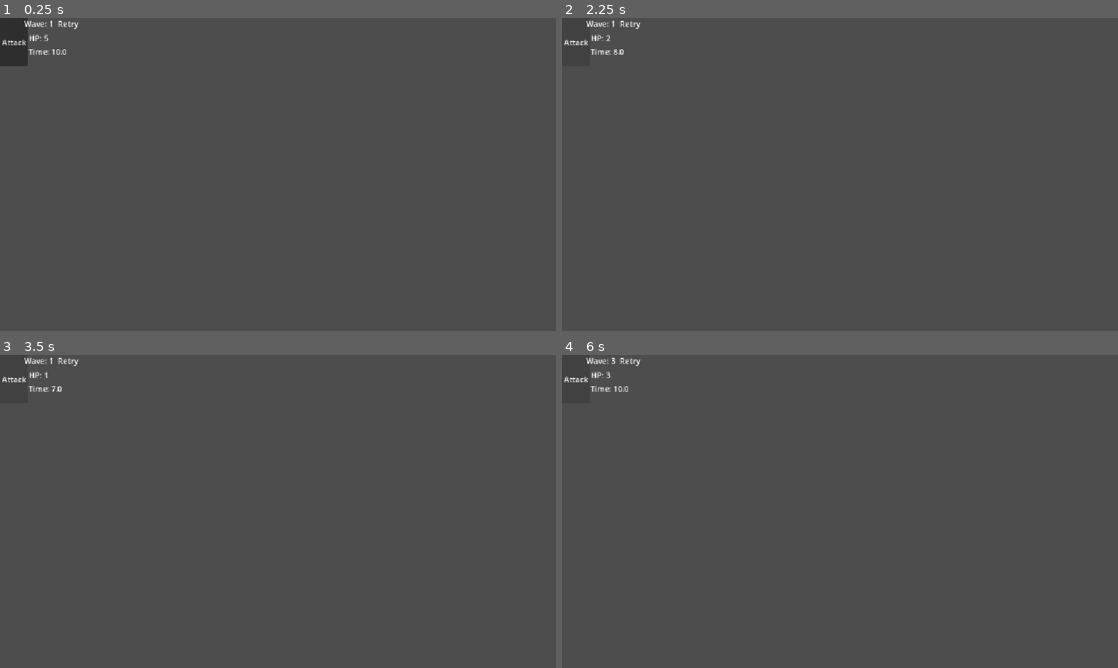
Above: before the commit, frames 1-4 (two rows, left to right).
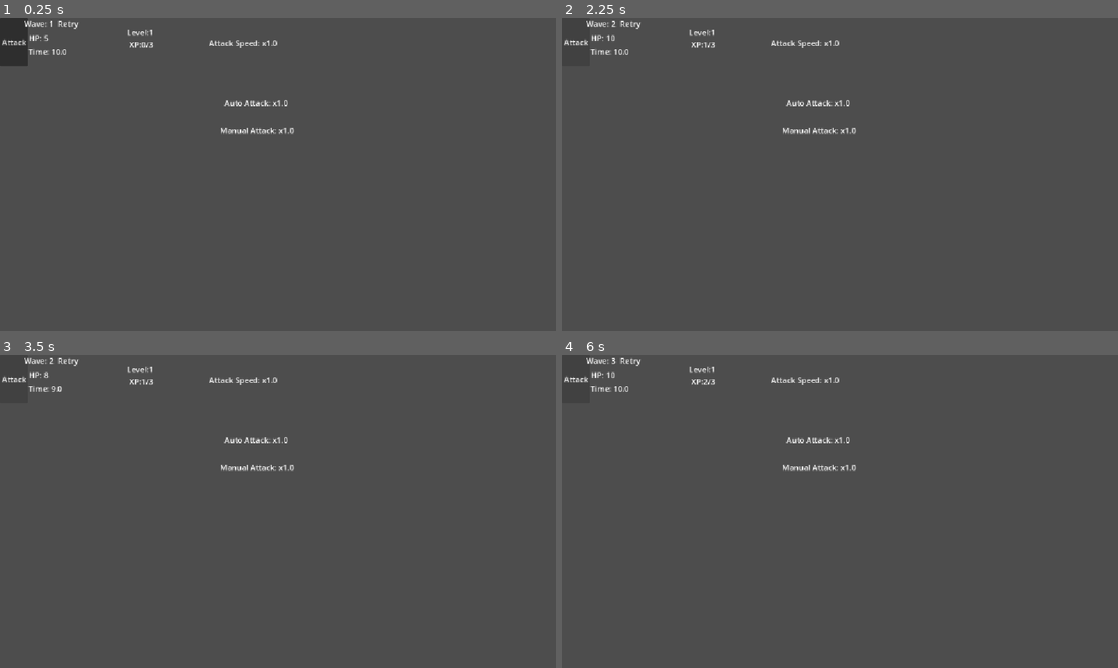
Above: after the commit, the same moments.

Repository: ktkhikr1228-lab/Incremental
Game: Godot game, scene res://main_2d.tscn
The game is run twice, just before and just after one commit, with the same random seed, the same clock (stepped at 60 frames per second) and the same inputs.
Inputs:
- Up to frame 1 (0.25 s): no input
- Up to frame 2 (2.25 s): click "Attack" at 0.5 s; click "Attack" at 1.25 s; click "Attack" at 2 s
- Up to frame 3 (3.5 s): tap Enter at 2.75 s
- Up to frame 4 (6 s): tap Space at 3.5, 5 s; tap Enter at 4.25, 5.75 s

The runs differ from the first frame. In frame 1, 0.5% of the frame differs, in the area x 22-53%, y 3-38%; in frame 2, 0.6%, in the area x 7-53%, y 0-38%; in frame 3, 0.5%; in frame 4, 0.5%.

Commit message:
feat: add card and weapon progression prototype

Diff:
--- /dev/null
+++ b/godot/card_data.gd
@@ -0,0 +1,8 @@
+#ファイル名: card_data.gd
+extends Resource
+class_name CardData
+
+@export var card_name: String = ""
+@export var description: String = ""
+@export var effect_type: String = ""
+@export var value: float = 1.0
--- /dev/null
+++ b/godot/cards/power_training.tres
@@ -0,0 +1,11 @@
+[gd_resource type="Resource" script_class="CardData" format=3 uid="uid://ds3kn4dqq0f7t"]
+
+[ext_resource type="Script" uid="uid://dydxb1mqmjua6" path="res://card_data.gd" id="1_chjrb"]
+
+[resource]
+script = ExtResource("1_chjrb")
+card_name = "Power Training"
+description = "Manual Attack ×1.25"
+effect_type = "manual_attack"
+value = 1.25
+metadata/_custom_type_script = "uid://dydxb1mqmjua6"
--- /dev/null
+++ b/godot/cards/quick_hands.tres
@@ -0,0 +1,11 @@
+[gd_resource type="Resource" script_class="CardData" format=3 uid="uid://ddlqktoe7rj6j"]
+
+[ext_resource type="Script" uid="uid://dydxb1mqmjua6" path="res://card_data.gd" id="1_hr5y1"]
+
+[resource]
+script = ExtResource("1_hr5y1")
+card_name = "quick_hands"
+description = "Attack_Speed ×1.25"
+effect_type = "attack_speed"
+value = 1.25
+metadata/_custom_type_script = "uid://dydxb1mqmjua6"
--- /dev/null
+++ b/godot/cards/strong_training.tres
@@ -0,0 +1,11 @@
+[gd_resource type="Resource" script_class="CardData" format=3 uid="uid://3xvbfovml158"]
+
+[ext_resource type="Script" uid="uid://dydxb1mqmjua6" path="res://card_data.gd" id="1_d55ho"]
+
+[resource]
+script = ExtResource("1_d55ho")
+card_name = "Strong Training"
+description = "Auto_Attack ×1.35"
+effect_type = "auto_attack"
+value = 1.35
+metadata/_custom_type_script = "uid://dydxb1mqmjua6"
--- /dev/null
+++ b/godot/fast_dagger.tres
@@ -0,0 +1,9 @@
+[gd_resource type="Resource" script_class="WeaponData" format=3 uid="uid://djjqfxsu7bexs"]
+
+[ext_resource type="Script" uid="uid://bynmkliw2no3i" path="res://weapon_data.gd" id="1_fm5b1"]
+
+[resource]
+script = ExtResource("1_fm5b1")
+weapon_name = "Fast Dagger"
+attack_interval = 0.4
+metadata/_custom_type_script = "uid://bynmkliw2no3i"
--- a/godot/main_2d.gd
+++ b/godot/main_2d.gd
@@ -1,16 +1,34 @@
 # ファイル名: main_2d.gd
 
 extends Node2D
+
+@export var first_weapons: Array[WeaponData]
+@export var card_pool: Array[CardData]
 
 var hp: int = 5
 var wave: int = 1
 var has_weapon: bool = false
-var weapon_name: String = ""
-var weapon_damage: int = 0
+var current_weapon: WeaponData
 var is_dead: bool = false
+var weapon_choice_1: WeaponData
+var weapon_choice_2: WeaponData
+var is_choosing_weapon: bool = false
+var card_choice_1: CardData
+var card_choice_2: CardData
+var card_choice_3: CardData
+var manual_attack_multiplier: float =1.0
+var auto_attack_multiplier: float = 1.0
+var attack_speed_multiplier: float = 1.0
+var xp: int =0
+var level: int = 1
+var xp_to_level: int = 3
+
 
 func _ready() -> void:
 	$RetryButton.hide()
+	$CardChoicePanel.hide()
+	$WeaponChoicePanel.hide()
+
 	$EnemyTimer.start()
 	update_ui()
 
@@ -20,36 +38,54 @@
 
 func _on_button_pressed() -> void:
 	if not is_dead:
-		attack_enemy(1)
+		attack_enemy(roundi(2 * manual_attack_multiplier))
 
 func _on_attack_timer_timeout() -> void:
 	if has_weapon and not is_dead:
-		attack_enemy(weapon_damage)
+		attack_enemy(roundi(current_weapon.damage * auto_attack_multiplier))
 
 func attack_enemy(damage: int) -> void:
 	hp -= damage
 
 	if hp <= 0:
+		xp += 1
+		print("XP gained:", xp)
 		wave += 1
+		check_level_up()
 		hp = get_enemy_hp()
 		$EnemyTimer.start()
 
-		if wave >= 10 and not has_weapon:
+		if wave >= 10 and not has_weapon and not is_choosing_weapon:
 			get_first_weapon()
 
 	update_ui()
 
 func get_enemy_hp() -> int:
 	#return (5+hp)*2
-	return 3
+	return 10
 
 func get_first_weapon() -> void:
-	has_weapon = true
-	weapon_name = "Old Sword"
-	weapon_damage = 1
-
-	$WeaponLabel.text = "Weapon: " + weapon_name
-	$AttackTimer.start()
+	if first_weapons.size() < 2:
+		print("first_weapon is empty")
+		return
+
+	is_choosing_weapon =true
+
+	weapon_choice_1 = first_weapons[0]
+	weapon_choice_2 = first_weapons[1]
+
+	$WeaponChoicePanel/WeaponButton1.text =(
+		weapon_choice_1.weapon_name
+		+ "\nDamage: " + str(weapon_choice_1.damage)
+		+ "\nInterval: " + str(weapon_choice_1.attack_interval) + "s"
+	)
+	$WeaponChoicePanel/WeaponButton2.text =(
+		weapon_choice_2.weapon_name
+		+ "\nDamage: " + str(weapon_choice_2.damage)
+		+ "\nInterval: " + str(weapon_choice_2.attack_interval) + "s"
+	)
+
+	$WeaponChoicePanel.show()
 
 func _on_enemy_timer_timeout() -> void:
 	is_dead = true
@@ -75,3 +111,102 @@
 func update_ui() -> void:
 	$Label.text = "HP: " + str(hp)
 	$WaveLabel.text = "Wave: " + str(wave)
+
+	$LevelLabel.text = "Level:" + str(level)
+	$XPLabel.text = "XP:" + str(xp) + "/" + str(xp_to_level)
+
+	$ManualMultiplierLabel.text = (
+		"Manual Attack: x" + str(manual_attack_multiplier)
+	)
+
+	$AutoMultiplierLabel.text = (
+		"Auto Attack: x" + str(auto_attack_multiplier)
+	)
+
+	$AttackSpeedMultiplierLabel.text = (
+		"Attack Speed: x" + str(attack_speed_multiplier)
+	)
+
+func equip_weapon(weapon: WeaponData) -> void:
+	has_weapon = true
+	is_choosing_weapon = false
+	current_weapon = weapon
+
+	$WeaponLabel.text = "Weapon:" + current_weapon.weapon_name
+	$AttackTimer.wait_time = current_weapon.attack_interval / attack_speed_multiplier
+	$AttackTimer.start()
+	$WeaponChoicePanel.hide()
+
+
+func _on_weapon_button_1_pressed() -> void:
+	equip_weapon(weapon_choice_1)
+
+
+func _on_weapon_button_2_pressed() -> void:
+	equip_weapon(weapon_choice_2)
+
+func show_card_choices() -> void:
+	if card_pool.size() < 3:
+		print("Need at least 3 cards")
+		return
+
+	card_choice_1 = card_pool[0]
+	card_choice_2 = card_pool[1]
+	card_choice_3 = card_pool[2]
+
+	$CardChoicePanel/CardButton1.text = (
+		card_choice_1.card_name
+		+ "\n"
+		+ card_choice_1.description
+	)
+	$CardChoicePanel/CardButton2.text = (
+		card_choice_2.card_name
+		+ "\n"
+		+ card_choice_2.description
+	)
+	$CardChoicePanel/CardButton3.text = (
+		card_choice_3.card_name
+		+ "\n"
+		+ card_choice_3.description
+	)
+	$CardChoicePanel.show()
+
+
+func select_card(card: CardData) -> void:
+	print("Select card: ", card.card_name)
+
+	if card.effect_type == "manual_attack":
+		manual_attack_multiplier *= card.value
+		print("Manual Attack: ", manual_attack_multiplier)
+
+	elif card.effect_type == "auto_attack":
+		auto_attack_multiplier *= card.value
+		print("Auto Attack:",auto_attack_multiplier)
+
+	elif card.effect_type == "attack_speed":
+		attack_speed_multiplier *= card.value
+		print("Attack Speed: " , attack_speed_multiplier)
+
+		if has_weapon:
+			$AttackTimer.wait_time =(
+				current_weapon.attack_interval / attack_speed_multiplier
+			)
+	update_ui()
+	$CardChoicePanel.hide()
+
+func _on_card_button_1_pressed() -> void:
+	select_card(card_choice_1)
+
+
+func _on_card_button_2_pressed() -> void:
+	select_card(card_choice_2)
+
+
+func _on_card_button_3_pressed() -> void:
+	select_card(card_choice_3)
+
+func check_level_up() -> void:
+	if xp >= xp_to_level:
+		xp = 0
+		level += 1
+		show_card_choices()
--- a/godot/main_2d.tscn
+++ b/godot/main_2d.tscn
@@ -1,9 +1,18 @@
 [gd_scene format=3 uid="uid://bq88nwdymwrcc"]
 
 [ext_resource type="Script" uid="uid://b7la0qgxb16ke" path="res://main_2d.gd" id="1_a68s1"]
+[ext_resource type="Script" uid="uid://bynmkliw2no3i" path="res://weapon_data.gd" id="2_4l5f2"]
+[ext_resource type="Resource" uid="uid://djjqfxsu7bexs" path="res://fast_dagger.tres" id="3_jmyjl"]
+[ext_resource type="Resource" uid="uid://7pd6dmhj1s88" path="res://old_weapon.tres" id="4_1hbw6"]
+[ext_resource type="Script" uid="uid://dydxb1mqmjua6" path="res://card_data.gd" id="5_13uql"]
+[ext_resource type="Resource" uid="uid://ddlqktoe7rj6j" path="res://cards/quick_hands.tres" id="6_yhyqj"]
+[ext_resource type="Resource" uid="uid://ds3kn4dqq0f7t" path="res://cards/power_training.tres" id="7_q6avo"]
+[ext_resource type="Resource" uid="uid://3xvbfovml158" path="res://cards/strong_training.tres" id="8_sxeyp"]
 
 [node name="Main2D" type="Node2D" unique_id=441897571]
 script = ExtResource("1_a68s1")
+first_weapons = Array[ExtResource("2_4l5f2")]([ExtResource("4_1hbw6"), ExtResource("3_jmyjl")])
+card_pool = Array[ExtResource("5_13uql")]([ExtResource("8_sxeyp"), ExtResource("7_q6avo"), ExtResource("6_yhyqj")])
 
 [node name="Label" type="Label" parent="." unique_id=416906653]
 custom_minimum_size = Vector2(20, 50)
@@ -13,6 +22,7 @@
 offset_right = 100.0
 offset_bottom = 70.0
 text = "HP:5"
+metadata/_edit_use_anchors_ = true
 
 [node name="TimeLabel" type="Label" parent="." unique_id=87879556]
 custom_minimum_size = Vector2(20, 50)
@@ -22,12 +32,14 @@
 offset_right = 99.0
 offset_bottom = 98.0
 text = "Time:10"
+metadata/_edit_use_anchors_ = true
 
 [node name="Button" type="Button" parent="." unique_id=50635079]
 custom_minimum_size = Vector2(20, 100)
 offset_right = 58.0
 offset_bottom = 100.0
 text = "Attack"
+metadata/_edit_use_anchors_ = true
 
 [node name="WaveLabel" type="Label" parent="." unique_id=1921534971]
 custom_minimum_size = Vector2(20, 20)
@@ -36,12 +48,14 @@
 offset_right = 106.0
 offset_bottom = 23.0
 text = "Wave:1"
+metadata/_edit_use_anchors_ = true
 
 [node name="WeaponLabel" type="Label" parent="." unique_id=616041221]
 offset_left = 74.0
 offset_top = 158.0
 offset_right = 114.0
 offset_bottom = 181.0
+metadata/_edit_use_anchors_ = true
 
 [node name="EnemyTimer" type="Timer" parent="." unique_id=255637215]
 wait_time = 10.0
@@ -49,16 +63,108 @@
 [node name="AttackTimer" type="Timer" parent="." unique_id=462409325]
 
 [node name="RetryButton" type="Button" parent="." unique_id=2107728985]
-offset_left = 88.0
-offset_top = 112.0
-offset_right = 128.0
-offset_bottom = 135.0
+offset_left = 183.0
+offset_top = 233.0
+offset_right = 223.0
+offset_bottom = 256.0
+metadata/_edit_use_anchors_ = true
 
 [node name="StatusLabel" type="Label" parent="." unique_id=2067989]
 offset_left = 120.0
 offset_right = 162.0
 offset_bottom = 23.0
 text = "Retry"
+metadata/_edit_use_anchors_ = true
+
+[node name="WeaponChoicePanel" type="Panel" parent="." unique_id=1551835304]
+offset_left = 206.0
+offset_top = 99.0
+offset_right = 331.0
+offset_bottom = 212.0
+metadata/_edit_use_anchors_ = true
+
+[node name="WeaponButton1" type="Button" parent="WeaponChoicePanel" unique_id=2064193102]
+layout_mode = 0
+offset_left = -24.0
+offset_top = 223.0
+offset_right = 16.0
+offset_bottom = 246.0
+metadata/_edit_use_anchors_ = true
+
+[node name="WeaponButton2" type="Button" parent="WeaponChoicePanel" unique_id=1108767079]
+layout_mode = 0
+offset_left = -33.0
+offset_top = 347.0
+offset_right = 7.0
+offset_bottom = 370.0
+metadata/_edit_use_anchors_ = true
+
+[node name="CardChoicePanel" type="Panel" parent="." unique_id=204659680]
+offset_left = 313.0
+offset_top = 295.0
+offset_right = 609.0
+offset_bottom = 491.0
+
+[node name="CardButton1" type="Button" parent="CardChoicePanel" unique_id=1233471801]
+layout_mode = 0
+offset_left = 118.0
+offset_top = 16.0
+offset_right = 176.0
+offset_bottom = 47.0
+text = "Card 1"
+
+[node name="CardButton2" type="Button" parent="CardChoicePanel" unique_id=1143731552]
+layout_mode = 0
+offset_left = 117.0
+offset_top = 85.0
+offset_right = 175.0
+offset_bottom = 116.0
+text = "Card 2"
+
+[node name="CardButton3" type="Button" parent="CardChoicePanel" unique_id=1550505789]
+layout_mode = 0
+offset_left = 124.0
+offset_top = 155.0
+offset_right = 180.0
+offset_bottom = 186.0
+text = "card 3"
+
+[node name="ManualMultiplierLabel" type="Label" parent="." unique_id=1189502349]
+offset_left = 456.0
+offset_top = 221.0
+offset_right = 496.0
+offset_bottom = 244.0
+
+[node name="AutoMultiplierLabel" type="Label" parent="." unique_id=1958666661]
+offset_left = 465.0
+offset_top = 164.0
+offset_right = 505.0
+offset_bottom = 187.0
+
+[node name="AttackSpeedMultiplierLabel" type="Label" parent="." unique_id=1750629439]
+offset_left = 433.0
+offset_top = 40.0
+offset_right = 473.0
+offset_bottom = 63.0
+
+[node name="LevelLabel" type="Label" parent="." unique_id=1138897371]
+offset_left = 263.0
+offset_top = 18.0
+offset_right = 303.0
+offset_bottom = 41.0
+text = "Level:"
+
+[node name="XPLabel" type="Label" parent="." unique_id=912605902]
+offset_left = 268.0
+offset_top = 43.0
+offset_right = 308.0
+offset_bottom = 66.0
+text = "XP:"
 
 [connection signal="pressed" from="Button" to="." method="_on_button_pressed"]
 [connection signal="timeout" from="AttackTimer" to="." method="_on_attack_timer_timeout"]
+[connection signal="pressed" from="WeaponChoicePanel/WeaponButton1" to="." method="_on_weapon_button_1_pressed"]
+[connection signal="pressed" from="WeaponChoicePanel/WeaponButton2" to="." method="_on_weapon_button_2_pressed"]
+[connection signal="pressed" from="CardChoicePanel/CardButton1" to="." method="_on_card_button_1_pressed"]
+[connection signal="pressed" from="CardChoicePanel/CardButton2" to="." method="_on_card_button_2_pressed"]
+[connection signal="pressed" from="CardChoicePanel/CardButton3" to="." method="_on_card_button_3_pressed"]
--- /dev/null
+++ b/godot/old_weapon.tres
@@ -0,0 +1,9 @@
+[gd_resource type="Resource" script_class="WeaponData" format=3 uid="uid://7pd6dmhj1s88"]
+
+[ext_resource type="Script" uid="uid://bynmkliw2no3i" path="res://weapon_data.gd" id="1_b7jmx"]
+
+[resource]
+script = ExtResource("1_b7jmx")
+weapon_name = "old sword"
+damage = 2
+metadata/_custom_type_script = "uid://bynmkliw2no3i"
--- /dev/null
+++ b/godot/weapon_data.gd
@@ -0,0 +1,8 @@
+# ファイル名: weapon_data.gd
+
+extends Resource
+class_name WeaponData
+
+@export var weapon_name: String = ""
+@export var damage: int = 1
+@export var attack_interval: float = 1.0
Not shown, added: godot/card_data.gd.uid
Not shown, added: godot/weapon_data.gd.uid
